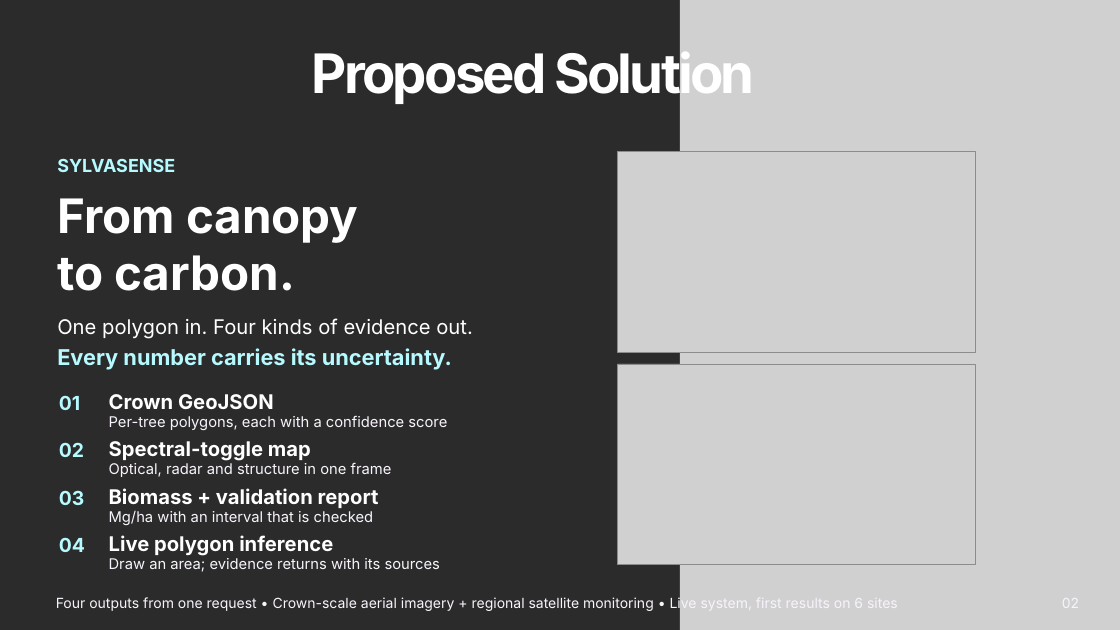
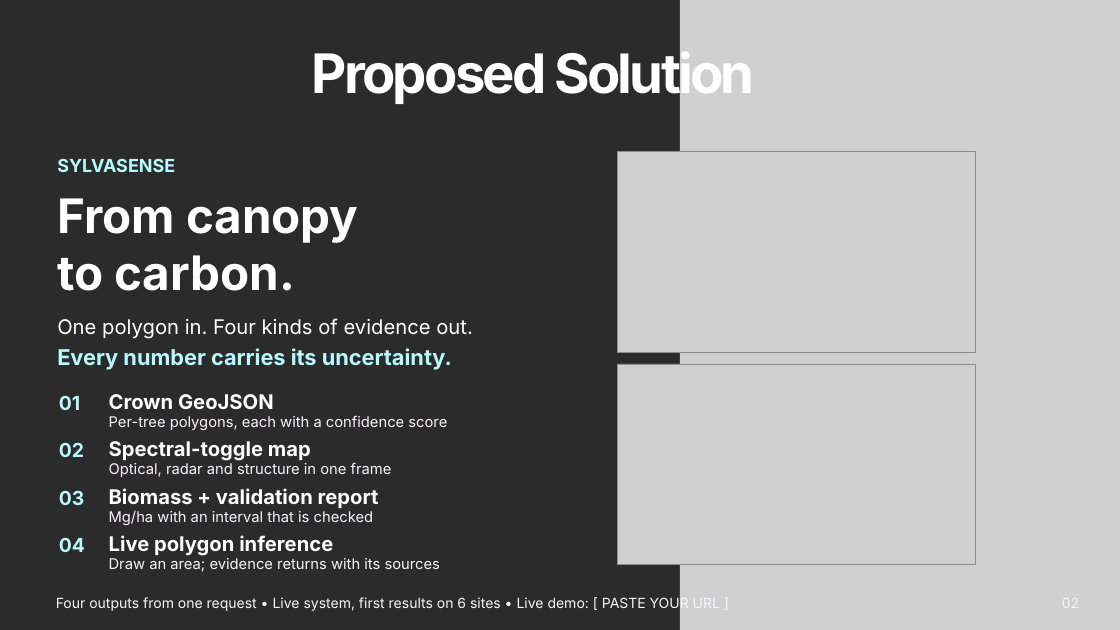
Before and after one commit to Yeetl3r/SylvaSense, a slide deck: slide 2 of Order_of_One_ORION1.0_v2.pptx. Drawn at 1120x630 pixels with LibreOffice and Linux fonts; fonts in the diff are those of the drawing; grey boxes stand for pictures; background and template pictures are left out; a plain dark background stands for a picture behind light text. Boxes give left, top, right and bottom in pixels: in the first picture for what was removed or moved away, otherwise in the second. Text is boxed around its words. In the diff, an @@ line names an element or a change of style, - is before the commit and + after.

Commit message:
Deck: slide 1 carries only the four prescribed fields
The organisers ask that nothing be added to the title slide. A "Live demo"
line had been put there on my own recommendation, which was an addition
dressed up as one of their fields.

Slide 1 is now byte-for-byte the template's five shapes with the four
placeholders filled in place. The URL moved to slide 2's footer, which is
our own content and reads earlier than the end of the deck anyway.

```diff
--- a/Order_of_One_ORION1.0_v2.pptx
+++ b/Order_of_One_ORION1.0_v2.pptx
@@ text at <box>56,596,720,612</box>: text changed @@
-Four outputs from one request • Crown-scale aerial imagery + regional satellite monitoring • Live system, first results on 6 sites
+Four outputs from one request • Live system, first results on 6 sites • Live demo: [ PASTE YOUR URL ]
```
Also in this commit, not shown: 1 other slide changed, 3 other files.
